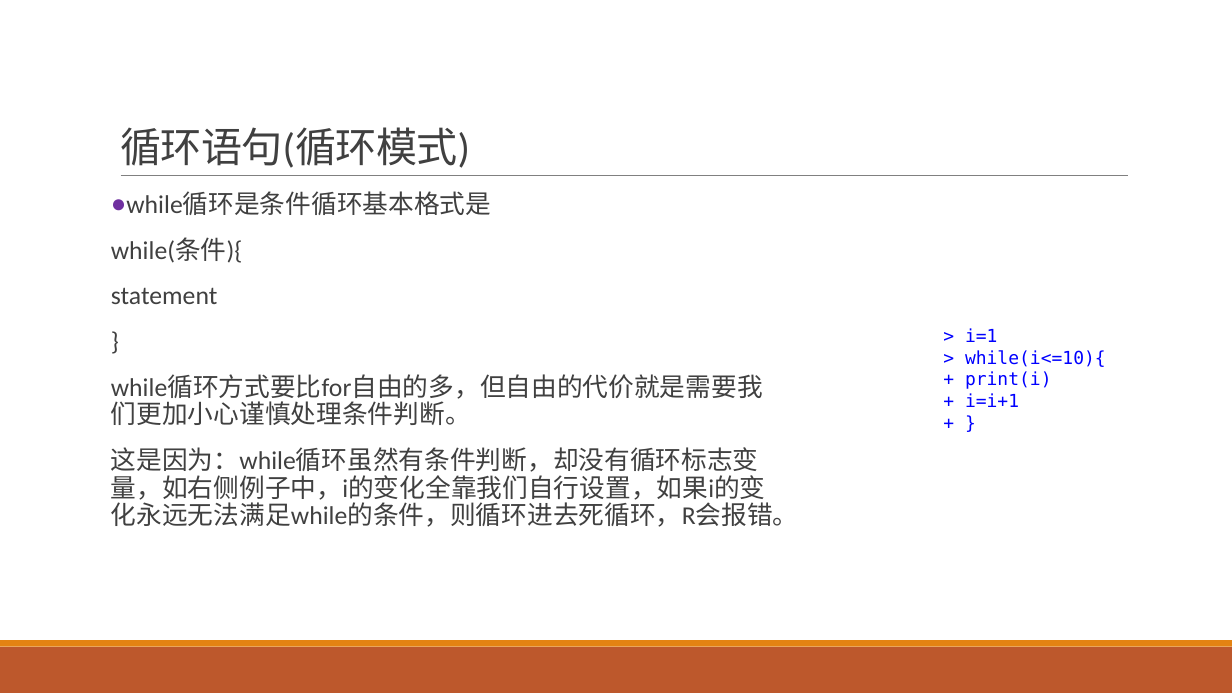
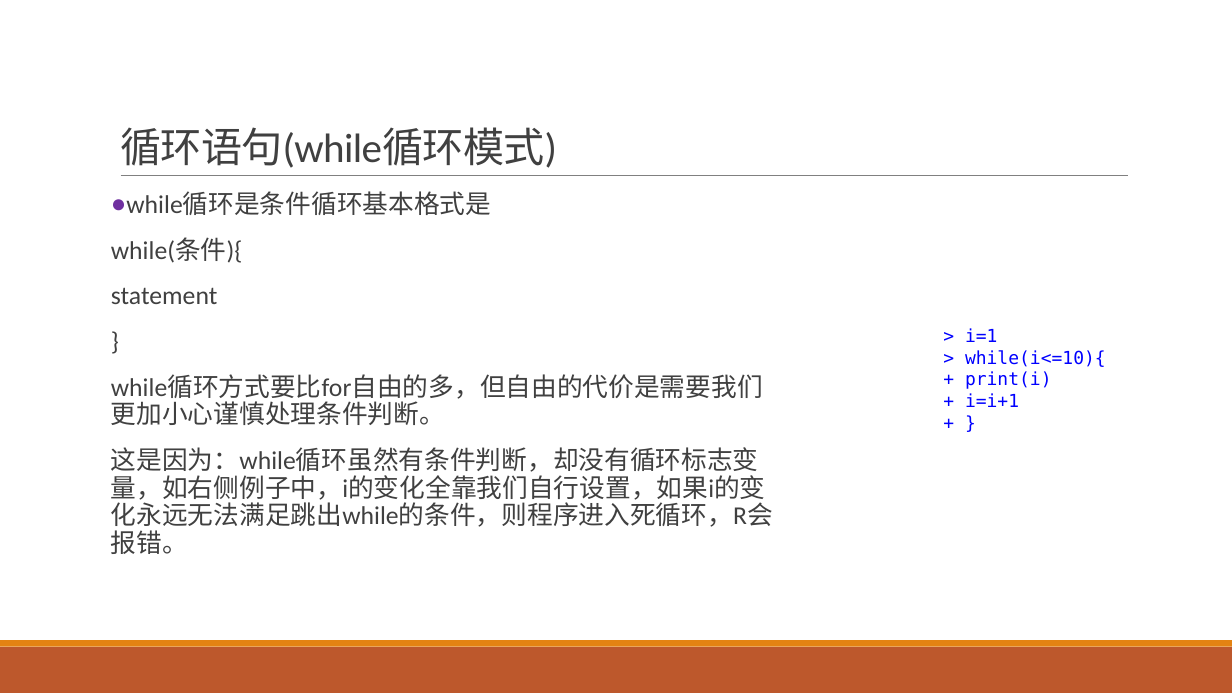
Before and after one commit to exoplanetX/DataAnalytics, a slide deck: slide 4 of 实验-6-函数式编程.pptx. Drawn at 1232x693 pixels with LibreOffice and Linux fonts; fonts in the diff are those of the drawing. Boxes give left, top, right and bottom in pixels: in the first picture for what was removed or moved away, otherwise in the second. Text is boxed around its words. In the diff, an @@ line names an element or a change of style, - is before the commit and + after.

```diff
--- a/实验-6-函数式编程.pptx
+++ b/实验-6-函数式编程.pptx
@@ title at [120, 127, 557, 168]: text changed @@
-循环语句(循环模式)
+循环语句(while循环模式)
@@ text at [111, 375, 773, 554]: text changed @@
-while循环方式要比for自由的多，但自由的代价就是需要我们更加小心谨慎处理条件判断。
-这是因为：while循环虽然有条件判断，却没有循环标志变量，如右侧例子中，i的变化全靠我们自行设置，如果i的变化永远无法满足while的条件，则循环进去死循环，R会报错。
+while循环方式要比for自由的多，但自由的代价是需要我们更加小心谨慎处理条件判断。
+这是因为：while循环虽然有条件判断，却没有循环标志变量，如右侧例子中，i的变化全靠我们自行设置，如果i的变化永远无法满足跳出while的条件，则程序进入死循环，R会报错。
```
Also in this commit, not shown: 9 other slides changed, 1 other file.
